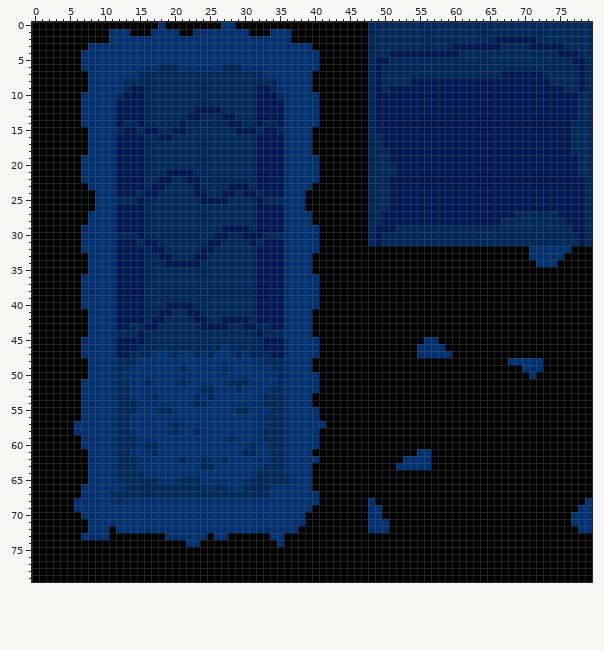
Pixel-art file -- assets/aseprite/tilese_2t.aseprite. The picture above was drawn from the file before the commit.
80x80 pixels, 1 frame.
The same view after the edit:
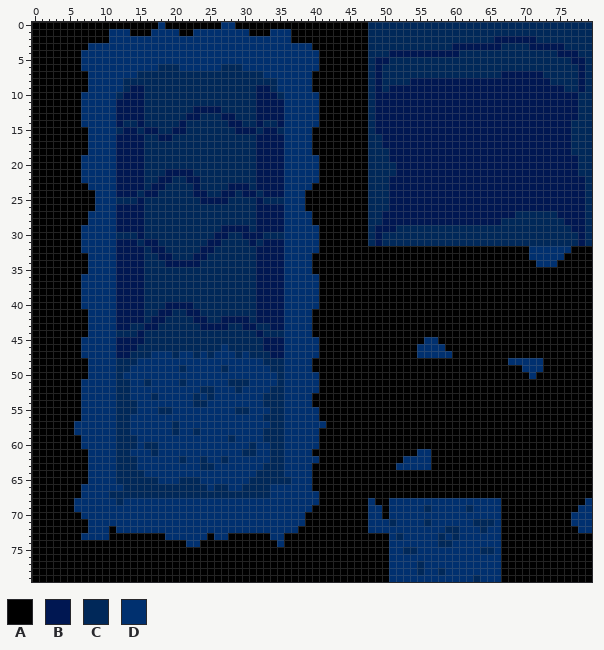
Palette (. is transparent): A #000000  B #001752  C #002859  D #00306f
Diff:
Colour A becomes colour C in row 69 at x 56 and 62; in row 71 at x 51, 56 and 63 to 65; in row 72 at x 59 to 60 and 64; in row 73 at x 52, 58 and 60; in row 74 at x 58 to 59; in row 75 at x 53 to 54 and 64 to 65.
Colour A becomes colour C in row 77 at x 55; in row 78 at x 55 and 58; in row 79 at x 63.
Colour A becomes colour D in row 68 at x 51 to 66; in row 69 at x 51 to 55, 57 to 61 and 63 to 66; in row 70 at x 51 to 66; in row 71 at x 52 to 55, 57 to 62 and 66; in row 72 at x 51 to 58, 61 to 63 and 65 to 66; in row 73 at x 51, 53 to 57, 59 and 61 to 66.
Colour A becomes colour D in row 74 at x 51 to 57 and 60 to 66; in row 75 at x 51 to 52, 55 to 63 and 66; in row 76 at x 51 to 66; in row 77 at x 51 to 54 and 56 to 66; in row 78 at x 51 to 54, 56 to 57 and 59 to 66; in row 79 at x 51 to 62 and 64 to 66.
Pixel boxes of the changes (left, top, right, bottom) in both pictures:
changed: (389, 498, 501, 582)
